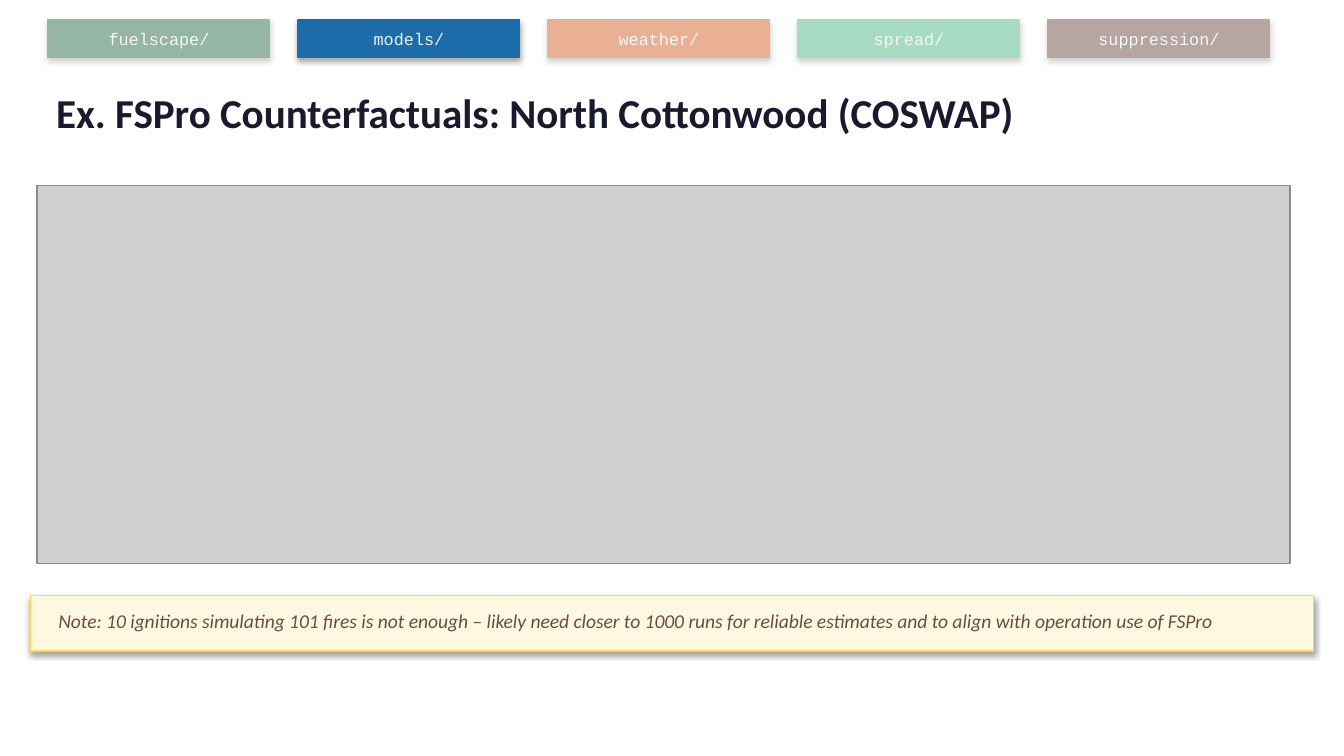
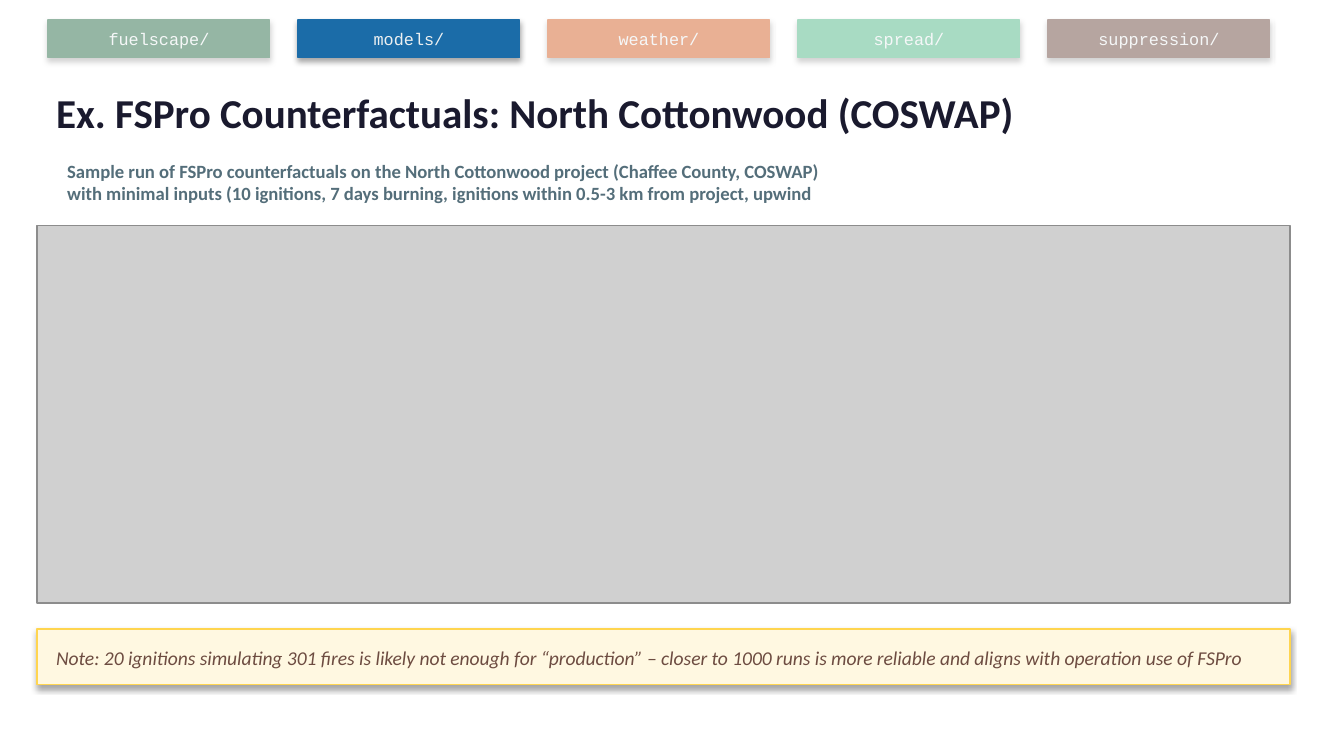
Before and after one commit to maxwellCcook/fb_tools, a slide deck: slide 22 of documents/fb_tools_intro_draft.pptx. Drawn at 1344x756 pixels with LibreOffice and Linux fonts; fonts in the diff are those of the drawing; grey boxes stand for pictures. Boxes give left, top, right and bottom in pixels: in the first picture for what was removed or moved away, otherwise in the second. Text is boxed around its words. In the diff, an @@ line names an element or a change of style, - is before the commit and + after.

```diff
--- a/documents/fb_tools_intro_draft.pptx
+++ b/documents/fb_tools_intro_draft.pptx
@@ text added at [67,164,818,203], 10 pt, text #546E7A, bold @@
+Sample run of FSPro counterfactuals on the North Cottonwood project (Chaffee County, COSWAP) with minimal inputs (10 ignitions, 7 days burning, ignitions within 0.5-3 km from project, upwind
@@ picture: place and size @@
-picture at [38,185,1290,563]
+picture at [38,226,1290,603]
@@ rectangle: place and size @@
-rectangle at [31,595,1314,650]
+rectangle at [38,629,1290,684]
@@ text at [56,651,1241,669]: text changed @@
-Note: 10 ignitions simulating 101 fires is not enough – likely need closer to 1000 runs for reliable estimates and to align with operation use of FSPro
+Note: 20 ignitions simulating 301 fires is likely not enough for “production” – closer to 1000 runs is more reliable and aligns with operation use of FSPro
```
Also in this commit, not shown: 8 other slides changed, 4 other files.
